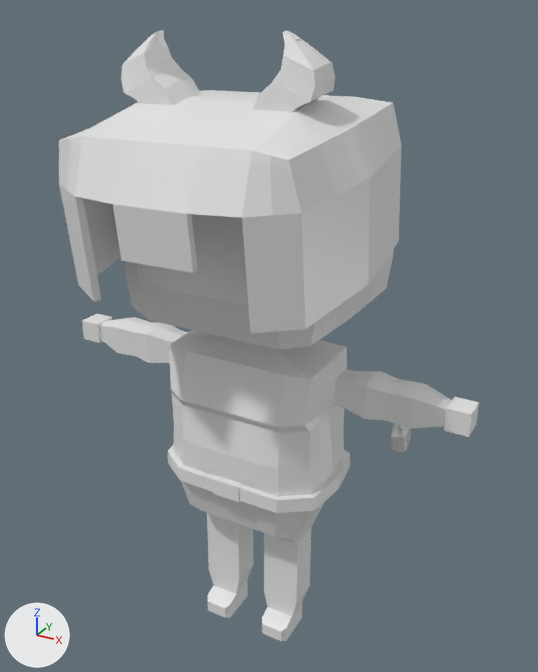
A saved change to the FBX model Assets/Prefabs/Character/Character_1.fbx.
Rendered twice from a 50 mm camera at (2.11, -3.67, 4.05) aimed at (0.1, -0.01, 2.22). The lights are fixed; the arrows at lower left show +X, +Y and +Z. Where no turn or scale is listed for an object, it has been applied to the vertices. Vertices at the same position are counted once.

Names of what the first picture shows: 'Character', 'Cube', 'Hat'.
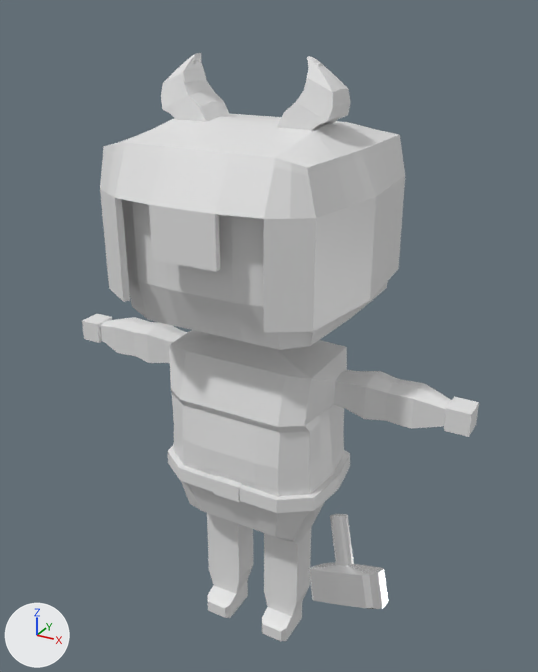
Where the newer file only moved an object's origin or applied its transform, the numbers keep the older frame.

Changed parts and their boxes (x1, y1, x2, y2) in the pictures (538 x 672 px):
'Hat', moved, turned, rescaled: before (59, 30, 402, 333); after (100, 53, 405, 333)
'Cube', reshaped: before (391, 424, 411, 452); after (309, 514, 388, 609)

The change in detail:
me_cube_005 has 290 vertices, 288 faces and spans x -0.041..0.108, y -0.14..0.12, z -0.328..-0.05.
me_cube_005 is used by ob_cube; location (0.822, 0.387, 1.801).
me_cube_005 part 1: the whole mesh is multiplied about its middle by the matrix ((1.091, -1.619, -0.479), (1.596, 0.803, 0.921), (-0.55, -0.88, 1.721)), then moved by (-0.1, -0.576, -0.696).
Object 'Hat' (ob_hat) turns from (5.7, -0.5, 1) to (0, 0, 0) degrees about x, y and z.
Object 'Hat' (ob_hat) is rescaled from (1.06, 1.05, 0.982) to (1.0, 1.0, 1.0).
Object 'Hat' (ob_hat) moves from (0.031, 0.066, 0.134) to (0.0, 0.0, -0.082).
